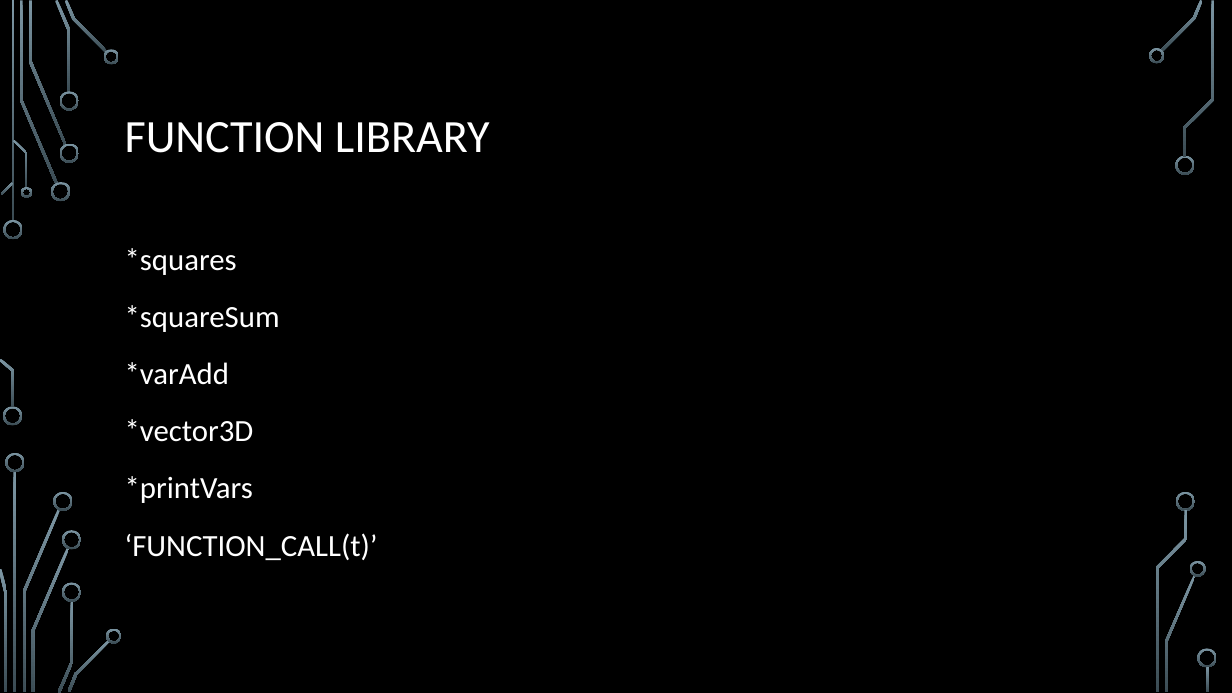
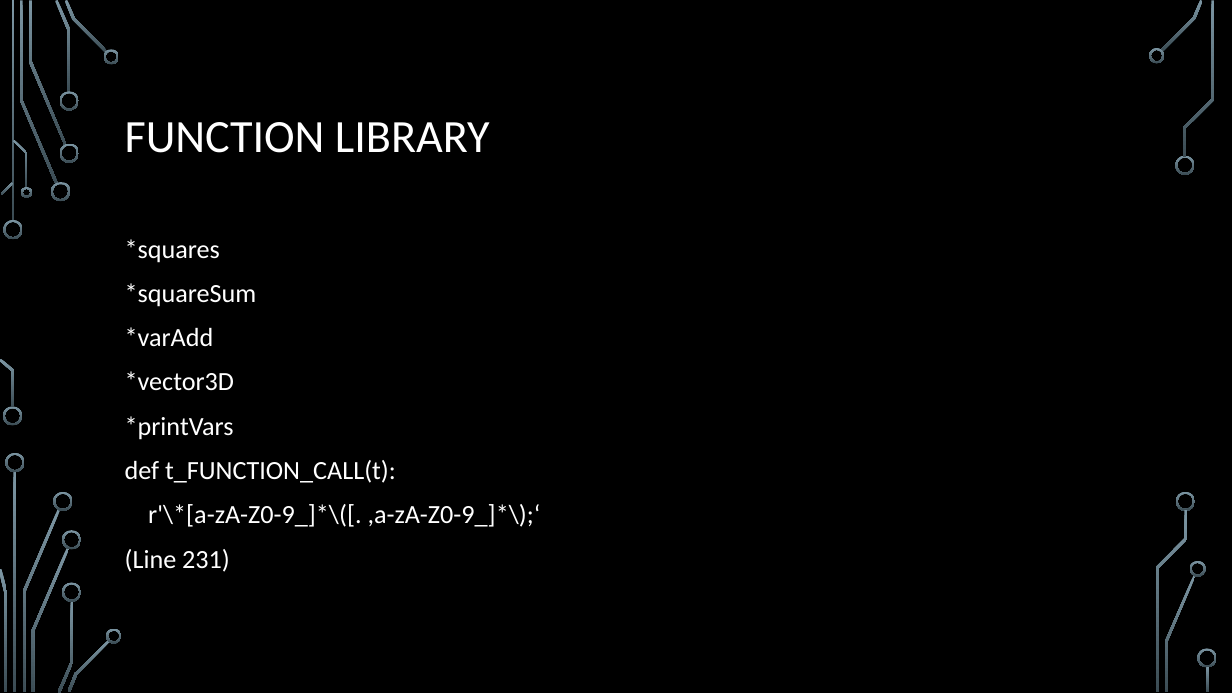
Before and after one commit to Pavilionall/PLProjectFinal, a slide deck: slide 5 of HMM mas.pptx. Drawn at 1232x693 pixels with LibreOffice and Linux fonts; fonts in the diff are those of the drawing; background and template pictures are left out. Boxes give left, top, right and bottom in pixels: in the first picture for what was removed or moved away, otherwise in the second. Text is boxed around its words. In the diff, an @@ line names an element or a change of style, - is before the commit and + after.

```diff
--- a/HMM mas.pptx
+++ b/HMM mas.pptx
@@ text at (125, 239, 257, 440): size 24 to 20.4 pt in "*squares", "*squareSum", "*varAdd", "*vector3D" and 1 more places; line spacing 1.2 to 1 @@
@@ text at (125, 460, 541, 572): text changed; size 24 to 20.4 pt @@
-‘FUNCTION_CALL(t)’
+def t_FUNCTION_CALL(t):
+r'\*[a-zA-Z0-9_]*\([. ,a-zA-Z0-9_]*\);‘
+(Line 231)
```
Also in this commit, not shown: 7 slides added, 1 slide removed.
